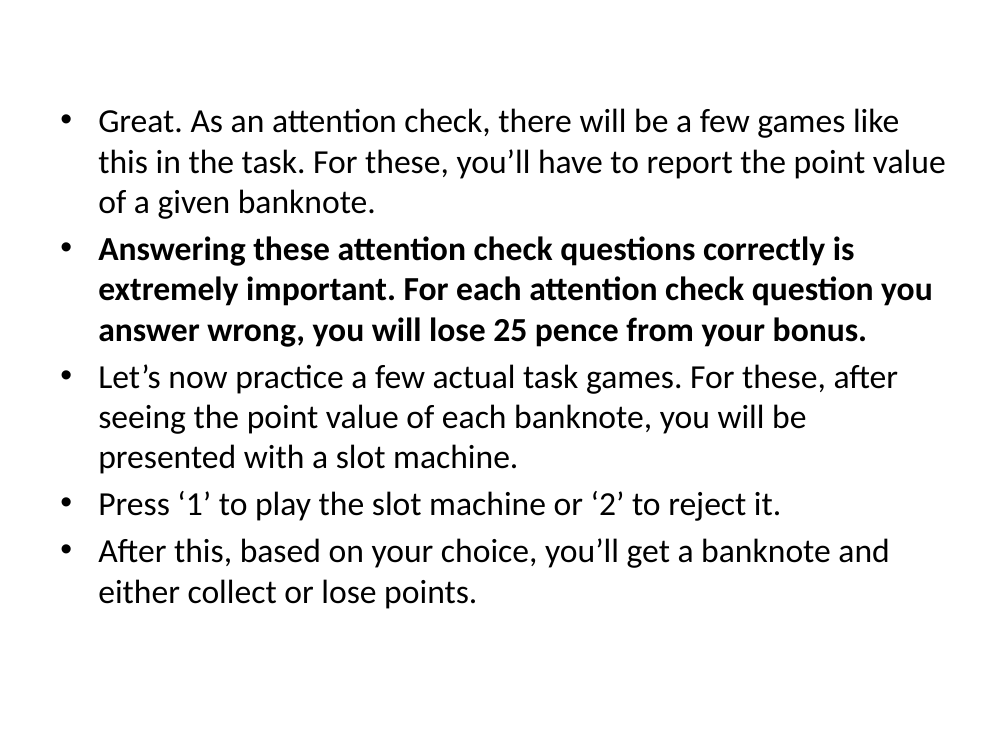
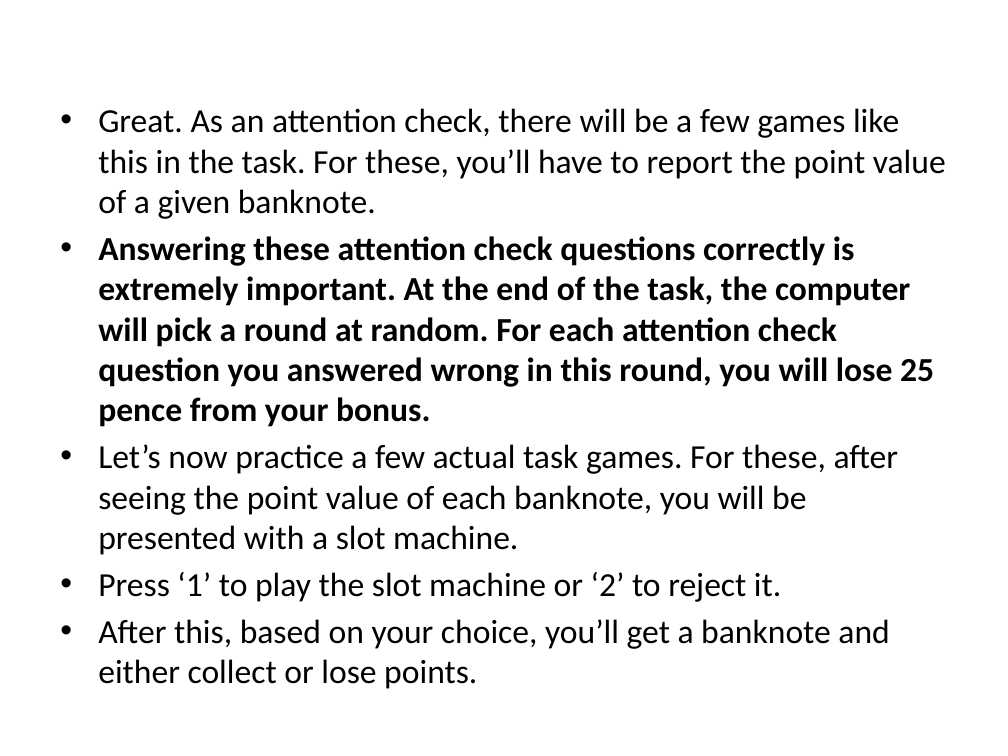
Before and after one commit to evanrussek/Gamble_Task_browser, a slide deck: slide 10 of public/Online_Task/Stimuli/uws_instr_slides_ver2.pptx. Drawn at 1008x756 pixels with LibreOffice and Linux fonts; fonts in the diff are those of the drawing. Boxes give left, top, right and bottom in pixels: in the first picture for what was removed or moved away, otherwise in the second. Text is boxed around its words. In the diff, an @@ line names an element or a change of style, - is before the commit and + after.

```diff
--- a/public/Online_Task/Stimuli/uws_instr_slides_ver2.pptx
+++ b/public/Online_Task/Stimuli/uws_instr_slides_ver2.pptx
@@ text at box(98, 236, 934, 427): text changed @@
-• Answering these attention check questions correctly is extremely important. For each attention check question you answer wrong, you will lose 25 pence from your bonus.
+• Answering these attention check questions correctly is extremely important. At the end of the task, the computer will pick a round at random. For each attention check question you answered wrong in this round, you will lose 25 pence from your bonus.
```
Also in this commit, not shown: 3 other slides changed, 10 other files.
